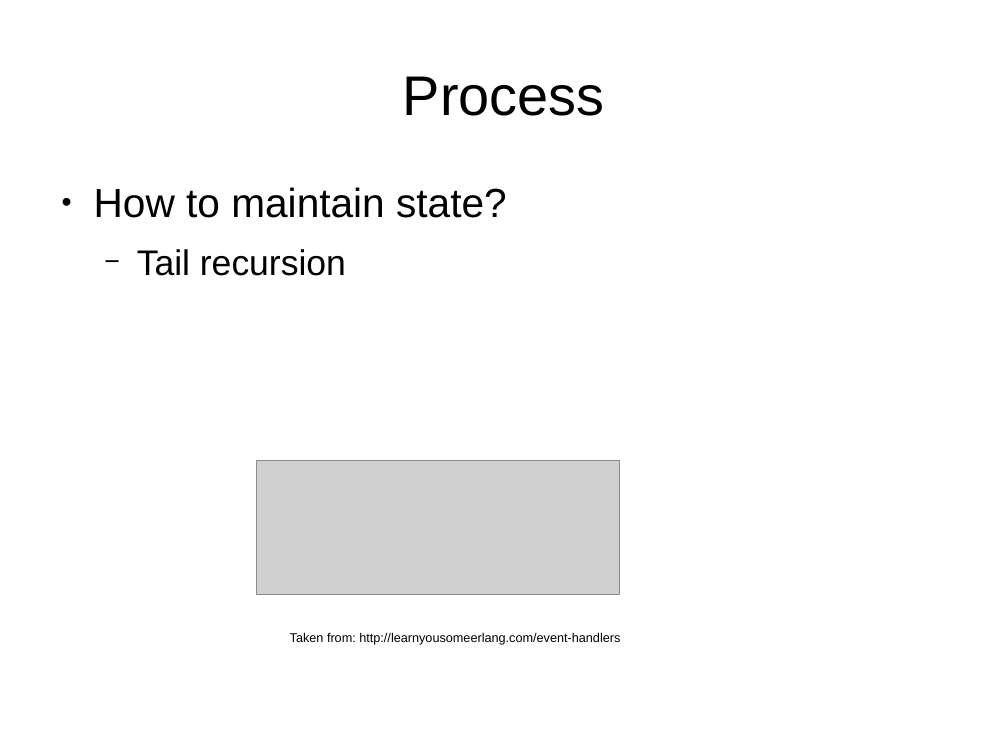
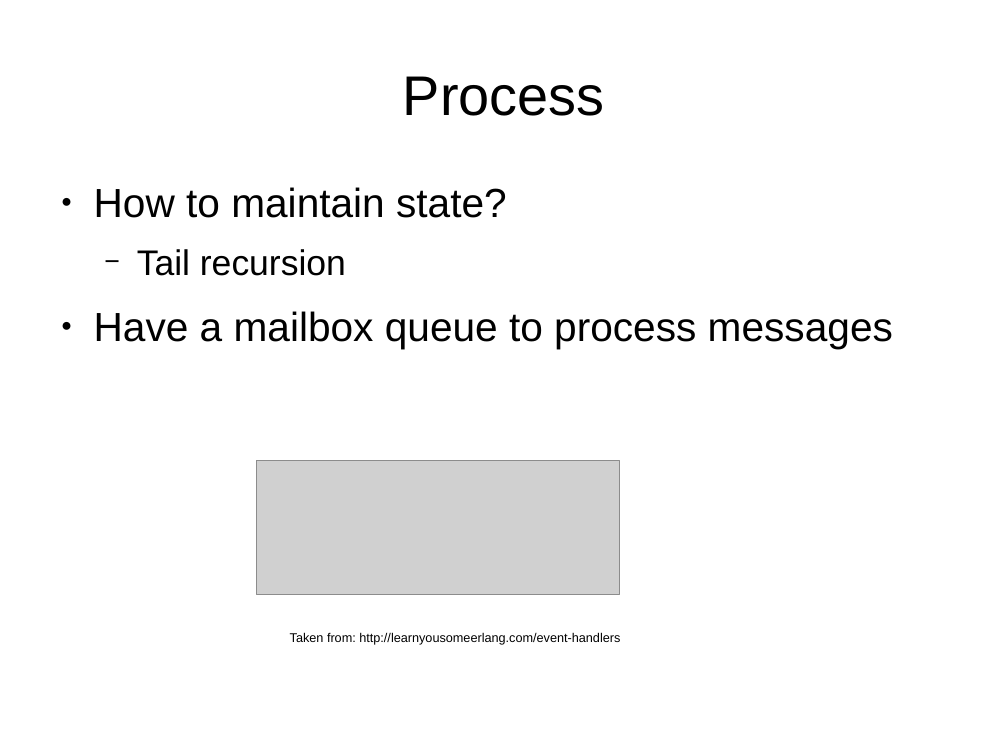
Before and after one commit to ramortegui/talks, a slide deck: slide 20 of concurrent-programming.odp (slide 21 before the commit). Drawn at 1008x756 pixels with LibreOffice and Linux fonts; fonts in the diff are those of the drawing; grey boxes stand for pictures. Boxes give left, top, right and bottom in pixels: in the first picture for what was removed or moved away, otherwise in the second. Text is boxed around its words. In the diff, an @@ line names an element or a change of style, - is before the commit and + after.

```diff
--- a/concurrent-programming.odp
+++ b/concurrent-programming.odp
@@ text at (94, 311, 893, 349): paragraph added @@
+● Have a mailbox queue to process messages
```
Also in this commit, not shown: 7 other slides changed, 1 slide added, 3 slides removed, 6 other files.
